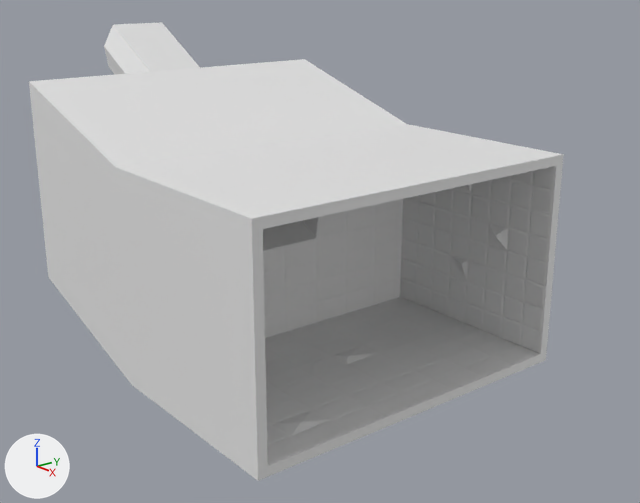
The Blender file CastleBreak/Assets/map/cage.blend, before and after one commit.
One viewpoint serves both versions: a camera (50 mm lens) standing at (12.75, -10.27, 5.82) and looking at (-1.28, 0.89, 0.0). Every picture has the same lights, and +X, +Y and +Z are marked at lower left.
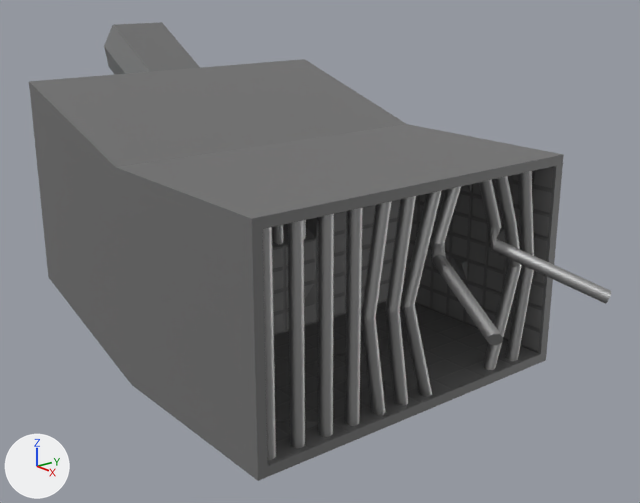
Where the change shows, as pixel boxes [x1, y1, x2, y2] in the pictures (640 x 503 px; the box of a moved part takes in the faces that stretch with it):
'Cube', recoloured, reshaped (white to grey, 9% wider)
    before: [29, 22, 564, 481]
    after: [29, 22, 611, 481]
'Cylinder.001', added
    after: [263, 208, 363, 460]
'Cylinder.002', added
    after: [361, 196, 416, 415]
'Cylinder', added
    after: [272, 220, 306, 244]
part 1 of me_cube, added
    after: [483, 176, 522, 370]
part 2 of me_cube, added
    after: [479, 180, 611, 304]
part 3 of me_cube, added
    after: [431, 186, 503, 345]
part 4 of me_cube, added
    after: [401, 191, 442, 396]
part 5 of me_cube, added
    after: [506, 171, 534, 361]
part 6 of me_cube, built on
    before: [532, 167, 554, 213]
    after: [533, 167, 554, 213]
part 7 of me_cube, moved or reshaped
    before: [396, 326, 493, 390]
    after: [402, 326, 486, 390]
part 8 of me_cube, moved or reshaped
    before: [266, 359, 296, 378]
    after: [275, 359, 289, 375]
part 9 of me_cube, moved or reshaped
    before: [334, 362, 414, 396]
    after: [334, 365, 414, 392]
part 10 of me_cube, recoloured
    before: [263, 171, 549, 351]
    after: [273, 174, 549, 351]

The change, as a diff of the scene's bpy script:
```diff
--- a/CastleBreak/Assets/map/cage.blend.py
+++ b/CastleBreak/Assets/map/cage.blend.py
@@ mat_material @@
 mat_material = principled_material('Material')
-mat_material.base_color = (0.8, 0.8, 0.8)  # white #e7e7e7
+mat_material.base_color = (0.16, 0.16, 0.16)  # grey #6f6f6f
@@ mat_material_001 @@
+mat_material_001 = principled_material('Material.001')
+mat_material_001.base_color = (0.236, 0.236, 0.236)  # grey #858585
@@ me_cube @@
 # used by ob_cube; location = (0.0, 0.0, 0.0); scale = (2.22, 2.22, 2.22)
 # verts and faces of me_cube; kept vertices keep their numbers, new ones are numbered from 1621
-me_cube.from_pydata(...)  # 1621 vertices, 1605 faces; spans x -3.69..1.0, y -1.43..1.91, z -1.0..1.96
+me_cube.from_pydata(...)  # 2258 vertices, 2086 faces; spans x -3.69..1.88, y -1.43..1.91, z -1.0..1.96
+# me_cube part 1: a new loose piece of 128 vertices spanning x 0.82..0.95, y 1.13..1.56, z -0.98..0.92, in mat_material_006 (grey #b1b1b1)
+# me_cube part 2: a new loose piece of 128 vertices spanning x 0.84..1.88, y 0.93..1.56, z -0.06..0.92, in mat_material_008 (grey #b1b1b1)
+# me_cube part 3: a new loose piece of 128 vertices spanning x 0.84..1.88, y 0.07..0.7, z -0.06..0.92, in mat_material_009 (grey #b1b1b1)
+# me_cube part 4: a new loose piece of 96 vertices spanning x 0.84..0.95, y 0.09..0.47, z -0.98..0.92, in mat_material_005 (grey #b1b1b1)
+# me_cube part 5: a new loose piece of 96 vertices spanning x 0.84..0.95, y 1.46..1.73, z -0.98..0.92, in mat_material_007 (grey #b1b1b1)
+# me_cube part 6
+# 45 faces are deleted
+# 47 vertices are added at x -0.56..0.81, y -1.39..1.82, z -0.36..0.7
+# 8 new vertices lie (-0.11, -0.04, 0.0) away from vertices in x 0.01, y -1.34, z -0.25..0.47
+# 6 new vertices lie (0.08, -0.01, 0.0) away from vertices in x -0.43, y -1.34, z -0.21..0.43
+# 36 new faces join them, mat_material_001 (grey #858585)
+# 64 new faces join them, mat_material (grey #6f6f6f)
+# me_cube part 7
+verts[814] = (-0.09, 1.27, -0.91)  # moved
+verts[919] = (0.67, 1.2, -0.91)  # moved, pixel (470, 359)
+verts[938] = (0.91, 0.85, -0.91)  # moved, pixel (463, 378)
+verts[1529] = (0.39, 1.16, -0.91)  # moved, pixel (444, 351)
+# me_cube part 8
+verts[846] = (-0.27, -0.28, -0.91)  # moved, pixel (282, 368)
+# me_cube part 9
+verts[946] = (0.46, 0.51, -0.91)  # moved
+verts[1546] = (0.43, 0.13, -0.91)  # moved, pixel (366, 382)
+# me_cube part 10: 171 faces spanning x -0.93..0.97, y -1.34..1.82, z -0.89..0.89 switch from mat_material (white #e7e7e7) to mat_material_001 (grey #858585)
+me_cube.materials.append(mat_sky)  # cyan #6ad9e7
+me_cube.materials.append(mat_material_005)  # grey #b1b1b1
+me_cube.materials.append(mat_material_006)  # grey #b1b1b1
+me_cube.materials.append(mat_material_007)  # grey #b1b1b1
+me_cube.materials.append(mat_material_008)  # grey #b1b1b1
+me_cube.materials.append(mat_material_009)  # grey #b1b1b1
@@ ob_cylinder_002 @@
+ob_cylinder_002 = bpy.data.objects.new('Cylinder.002', me_cylinder_002)  # 96 vertices, 66 faces; spans x -1.0..1.0, y -3.5..1.0, z -1.0..32.1; in mat_material_004 (grey #b1b1b1); modifiers ARRAY
+ob_cylinder_002.location = (1.99, -0.3, -2.05)
+ob_cylinder_002.scale = (0.128, 0.128, 0.128)
@@ ob_cylinder_001 @@
+ob_cylinder_001 = bpy.data.objects.new('Cylinder.001', me_cylinder_001)  # 64 vertices, 34 faces; spans x -1.0..1.0, y -1.0..1.0, z -1.0..32.1; in mat_material_003 (grey #b1b1b1); modifiers ARRAY
+ob_cylinder_001.location = (1.99, -2.81, -2.05)
+ob_cylinder_001.scale = (0.128, 0.128, 0.128)
@@ ob_cylinder @@
+ob_cylinder = bpy.data.objects.new('Cylinder', me_cylinder)  # a 32-sided cylinder along z spanning x -1.0..1.0, y -1.0..1.0, z -1.0..8.04; in mat_material_002 (grey #b1b1b1); modifiers ARRAY
+ob_cylinder.location = (-2.26, -0.12, 0.08)
+ob_cylinder.scale = (0.128, 0.128, 0.128)
```
